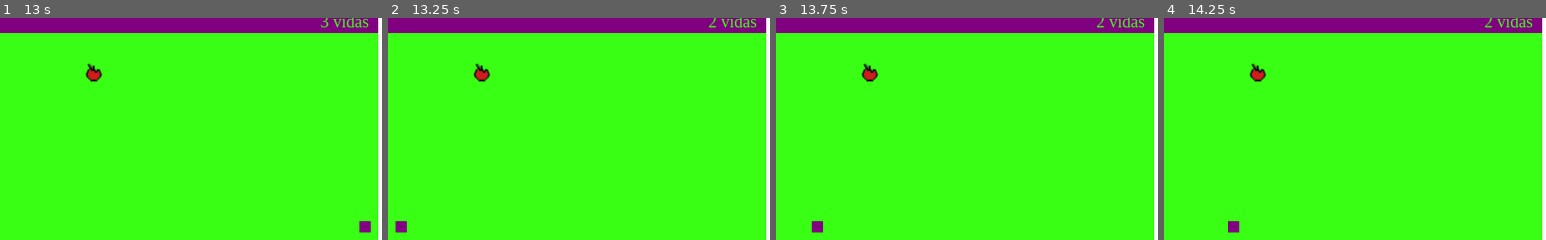
Above: before the commit, frames 1-4 (left to right).
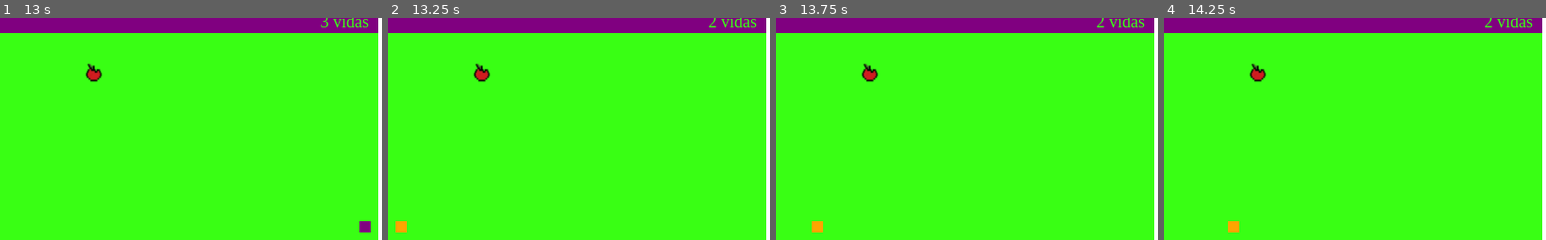
Above: after the commit, the same moments.

Repository: AlessandraRosil/jogoCobrinha
Game: browser game, page index.html
Two runs of this game, one before a commit and one after it. Both use one fixed random seed, a clock stepped at 60 frames per second and the inputs below.
Inputs:
- Up to frame 1 (13 s): hold Right 1.03-2.28 s; hold Right 2.33-3.33 s; hold Left 3.38-4.88 s; hold Left 4.93-5.6 s; hold Right 5.65-6.9 s; hold Right 6.95-7.95 s; hold Left 8-9.5 s; hold Left 9.55-10.22 s; hold Right 10.27-11.52 s; hold Right 11.57-12.57 s; hold Left from 12.62 s (still down)
- Up to frame 2 (13.25 s): keep holding Left
- Up to frame 3 (13.75 s): keep holding Left
- Up to frame 4 (14.25 s): release Left at 14.12 s; hold Left from 14.17 s (still down)
The pictures show only the part of the screen within x 50-100%, y 11-61%; the shares and areas given below are measured in that part.

Frame 1 is identical in both runs. In frame 2, 0.2% of the frame differs, in the area x 1-5%, y 91-97%; in frame 3, 0.2%; in frame 4, 0.2%.

Commit message:
alteracao cobra

Diff:
--- a/cobra.js
+++ b/cobra.js
@@ -28,5 +28,7 @@
         this.vida--;
         this.x=400;
         this.y=260;
+        if(this.vida == 2)this.cor = "orange";
+        if(this.vida == 1)this.cor = "red";
     }
 }
